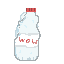
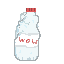
Layered file, before and after one edit (64x64). Changes by layer:
renamed "Paint Layer 4" to "Paint Layer 1", painted on it over 15, 12, 35, 38
removed layer "Paint Layer 3" over 15, 12, 35, 38
removed layer "Paint Layer 2" over 15, 12, 35, 38
showed "Background", painted on it over 15, 12, 35, 38
